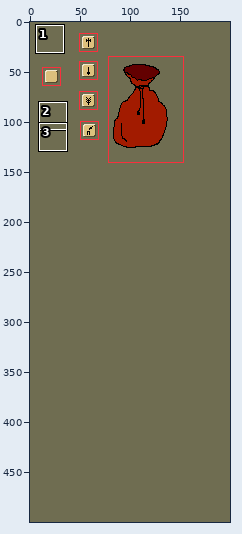
Two states of a sprite sheet, images/experimental/civ-stuff.png. Above, an overview of the earlier version with the close-up marked.
Close-up. Before:
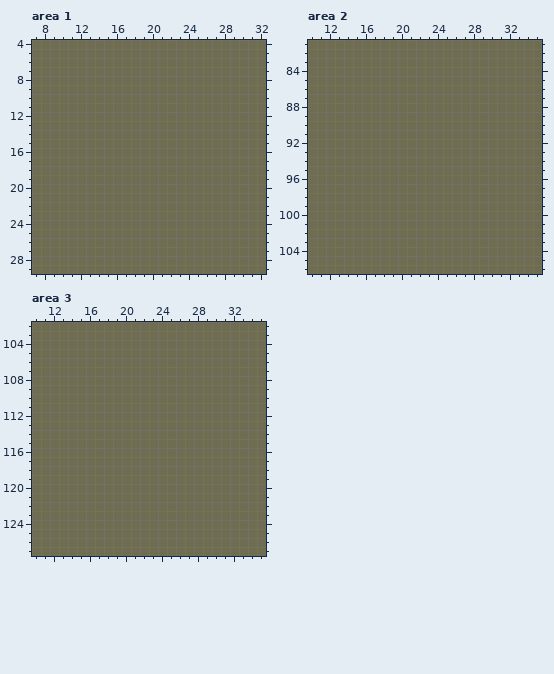
The file is 200x500 pixels. Shown: area 1: x 7..32, y 4..29; area 2: x 10..35, y 81..106; area 3: x 10..35, y 102..127. The commit also changed other parts of the picture, which this record leaves out.
New version:
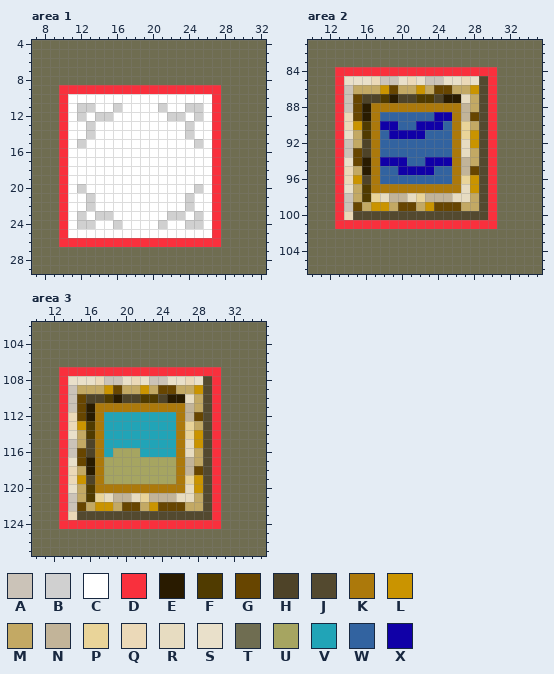
Palette (. is transparent): A #cbc3b8  B #d0d0d0  C #ffffff  D #f9303d  E #291b00  F #503b00  G #674500  H #4e4328  J #53492f  K #ac790b  L #ca9400  M #c3a964  N #c2b499  P #e9d499  Q #ebd9b8  R #e7dcc1  S #e9e0ca  T #6f6d51  U #a6a561  V #21a4b7  W #3263a0  X #1000a7
Diff:
Area 1:
y 9: x 10..27 TTTTTTTTTTTTTTTTTT -> DDDDDDDDDDDDDDDDDD
y 10: x 10..27 TTTTTTTTTTTTTTTTTT -> DCCCCCCCCCCCCCCCCD
y 11: x 10..27 TTTTTTTTTTTTTTTTTT -> DCBBCCBCCCCBCCBBCD
y 12: x 10..27 TTTTTTTTTTTTTTTTTT -> DCBCBBCCCCCCBBCBCD
y 13..14: x 10..27 TTTTTTTTTTTTTTTTTT -> DCCBCCCCCCCCCCBCCD
y 15: x 10..27 TTTTTTTTTTTTTTTTTT -> DCBCCCCCCCCCCCCBCD
y 16..19: x 10..27 TTTTTTTTTTTTTTTTTT -> DCCCCCCCCCCCCCCCCD
y 20: x 10..27 TTTTTTTTTTTTTTTTTT -> DCBCCCCCCCCCCCCBCD
y 21..22: x 10..27 TTTTTTTTTTTTTTTTTT -> DCCBCCCCCCCCCCBCCD
y 23: x 10..27 TTTTTTTTTTTTTTTTTT -> DCBCBBCCCCCCBBCBCD
y 24: x 10..27 TTTTTTTTTTTTTTTTTT -> DCBBCCBCCCCBCCBBCD
y 25: x 10..27 TTTTTTTTTTTTTTTTTT -> DCCCCCCCCCCCCCCCCD
y 26: x 10..27 TTTTTTTTTTTTTTTTTT -> DDDDDDDDDDDDDDDDDD
Area 2:
y 84: x 13..30 TTTTTTTTTTTTTTTTTT -> DDDDDDDDDDDDDDDDDD
y 85: x 13..30 TTTTTTTTTTTTTTTTTT -> DSSSQAASQSAASSQSJD
y 86: x 13..30 TTTTTTTTTTTTTTTTTT -> DAMMMLGMMLMGGMMLJD
y 87: x 13..30 TTTTTTTTTTTTTTTTTT -> DAGHHFEHHFFHEERMJD
y 88: x 13..30 TTTTTTTTTTTTTTTTTT -> DAGEKKKKKKKKKKNMJD
y 89: x 13..30 TTTTTTTTTTTTTTTTTT -> DQGEKWWWWWWXXKNGJD
y 90: x 13..30 TTTTTTTTTTTTTTTTTT -> DQLFKXXWWXXXWKPMJD
y 91: x 13..30 TTTTTTTTTTTTTTTTTT -> DSMFKWXXXXWWWKPLJD
y 92: x 13..30 TTTTTTTTTTTTTTTTTT -> DAMHKWWWWWWWWKRLJD
y 93: x 13..30 TTTTTTTTTTTTTTTTTT -> DAGHKWWWWWWWWKRMJD
y 94: x 13..30 TTTTTTTTTTTTTTTTTT -> DSGEKXXXWWXXXKNMJD
y 95: x 13..30 TTTTTTTTTTTTTTTTTT -> DQMEKWWXXXXWWKNGJD
y 96: x 13..30 TTTTTTTTTTTTTTTTTT -> DQLHKWWWWWWWWKPLJD
y 97: x 13..30 TTTTTTTTTTTTTTTTTT -> DSMFKKKKKKKKKKRLJD
y 98: x 13..30 TTTTTTTTTTTTTTTTTT -> DAMFPRNNRPNNNRRMJD
y 99: x 13..30 TTTTTTTTTTTTTTTTTT -> DAGMLLMGGMLGGGMMJD
y 100: x 13..30 TTTTTTTTTTTTTTTTTT -> DQJJJJJJJJJJJJJJJD
y 101: x 13..30 TTTTTTTTTTTTTTTTTT -> DDDDDDDDDDDDDDDDDD
Area 3:
y 107: x 13..30 TTTTTTTTTTTTTTTTTT -> DDDDDDDDDDDDDDDDDD
y 108: x 13..30 TTTTTTTTTTTTTTTTTT -> DSSSQAASQSAASSQSJD
y 109: x 13..30 TTTTTTTTTTTTTTTTTT -> DAMMMLGMMLMGGMMLJD
y 110: x 13..30 TTTTTTTTTTTTTTTTTT -> DAGHHFEHHFFHEERMJD
y 111: x 13..30 TTTTTTTTTTTTTTTTTT -> DAGEKKKKKKKKKKNMJD
y 112: x 13..30 TTTTTTTTTTTTTTTTTT -> DQGEKVVVVVVVVKNGJD
y 113: x 13..30 TTTTTTTTTTTTTTTTTT -> DQLFKVVVVVVVVKPMJD
y 114: x 13..30 TTTTTTTTTTTTTTTTTT -> DSMFKVVVVVVVVKPLJD
y 115: x 13..30 TTTTTTTTTTTTTTTTTT -> DAMHKVVVVVVVVKRLJD
y 116: x 13..30 TTTTTTTTTTTTTTTTTT -> DAGHKVUUUVVVVKRMJD
y 117: x 13..30 TTTTTTTTTTTTTTTTTT -> DSGEKUUUUUUUUKNMJD
y 118: x 13..30 TTTTTTTTTTTTTTTTTT -> DQMEKUUUUUUUUKNGJD
y 119: x 13..30 TTTTTTTTTTTTTTTTTT -> DQLHKUUUUUUUUKPLJD
y 120: x 13..30 TTTTTTTTTTTTTTTTTT -> DSMFKKKKKKKKKKRLJD
y 121: x 13..30 TTTTTTTTTTTTTTTTTT -> DAMFPRNNRPNNNRRMJD
y 122: x 13..30 TTTTTTTTTTTTTTTTTT -> DAGMLLMGGMLGGGMMJD
y 123: x 13..30 TTTTTTTTTTTTTTTTTT -> DQJJJJJJJJJJJJJJJD
y 124: x 13..30 TTTTTTTTTTTTTTTTTT -> DDDDDDDDDDDDDDDDDD
Where, in picture pixels (left, top, right, bottom), the same in both close-ups:
changed: (59, 85, 221, 247)
changed: (335, 67, 497, 229)
changed: (59, 367, 221, 529)
